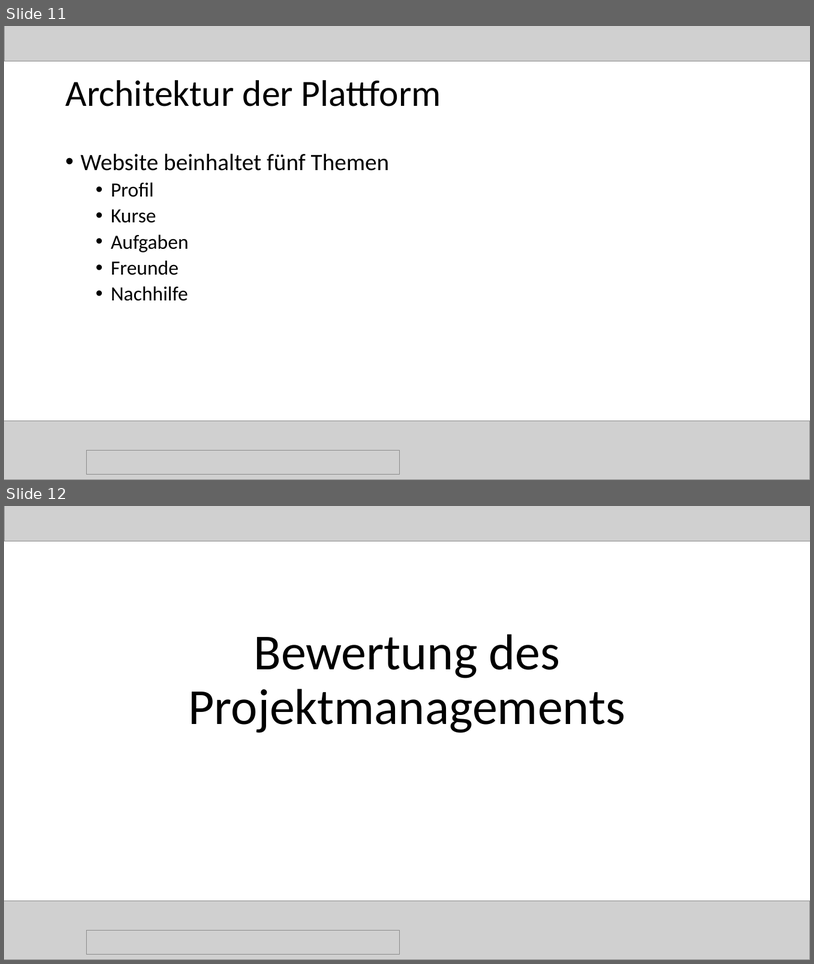
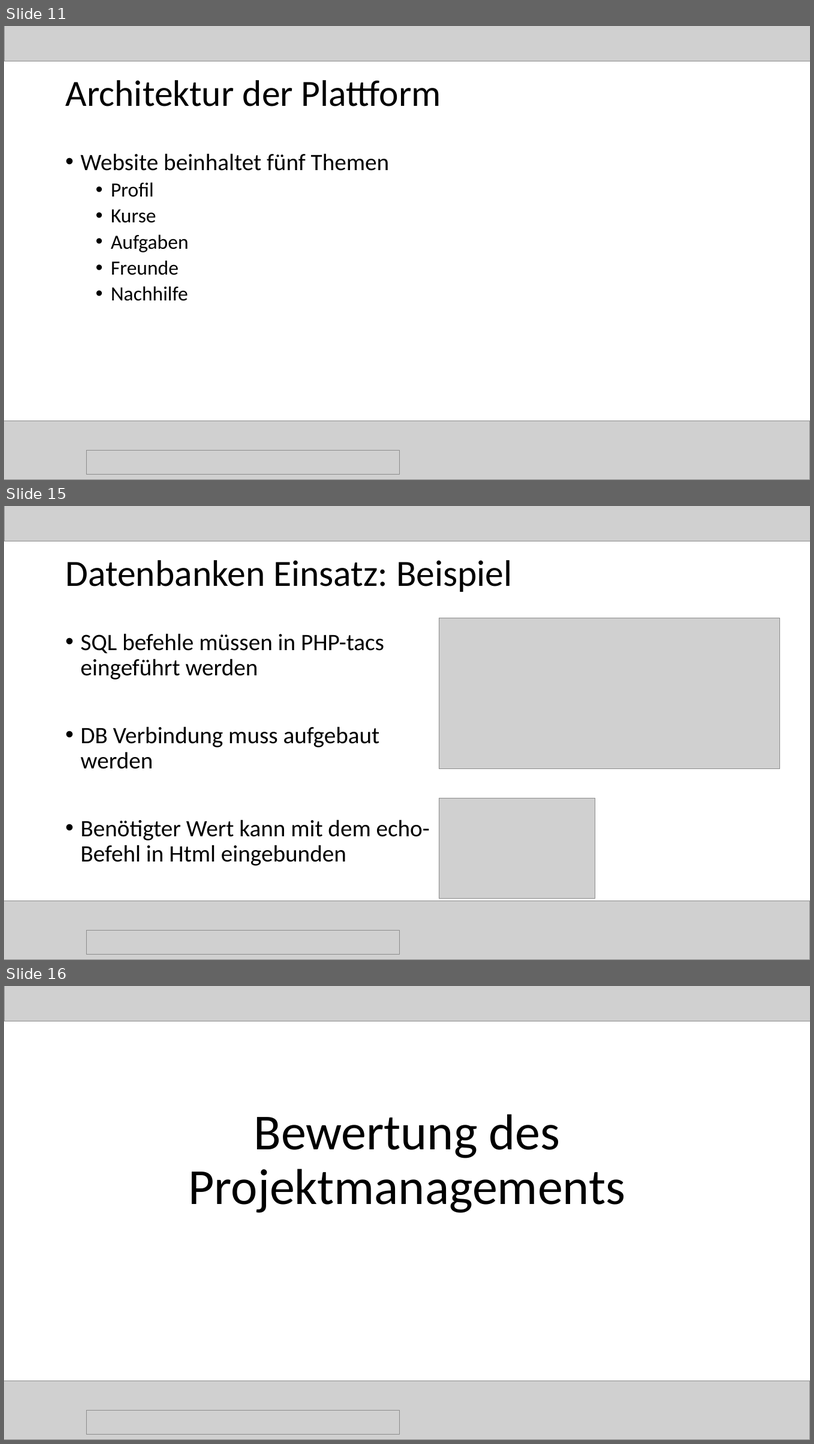
Before and after one commit to magharmi/StudentenFuerStudenten, a slide deck: Power Point/final.pptx. Shown one above the other, each under a label of ours: slides 11 and 12 before the commit, slides 11, 15 and 16 after it; the slides between them are not shown. The pictures are 814x964 and 814x1444 pixels, drawn with LibreOffice and Linux fonts; fonts in the diff are those of the drawing; grey boxes stand for pictures. Boxes give left, top, right and bottom in pixels: in the first picture for what was removed or moved away, otherwise in the second. Text is boxed around its words. In the diff, an @@ line names an element or a change of style, - is before the commit and + after.

```diff
--- a/Power Point/final.pptx
+++ b/Power Point/final.pptx
@@ slide 15 added at box(4, 506, 810, 960), background #FFFFFF @@
@@ picture added at box(4, 506, 810, 541) @@
@@ title added at box(65, 560, 512, 592), 44 pt, text #000000 @@
+Datenbanken Einsatz: Beispiel
@@ picture added at box(439, 618, 780, 769) @@
@@ text added at box(81, 633, 430, 865), 28 pt, text #000000 @@
+• SQL befehle müssen in PHP-tacs eingeführt werden
+• DB Verbindung muss aufgebaut werden
+• Benötigter Wert kann mit dem echo-Befehl in Html eingebunden
@@ picture added at box(439, 798, 595, 898) @@
@@ picture added at box(4, 900, 810, 960) @@
@@ picture added at box(86, 930, 399, 954) @@
@@ what was slide 12 is now slide 16 @@
```
Also in this commit, not shown: 1 slide changed, 5 other slides added, 1 slide removed, 3 other files.
